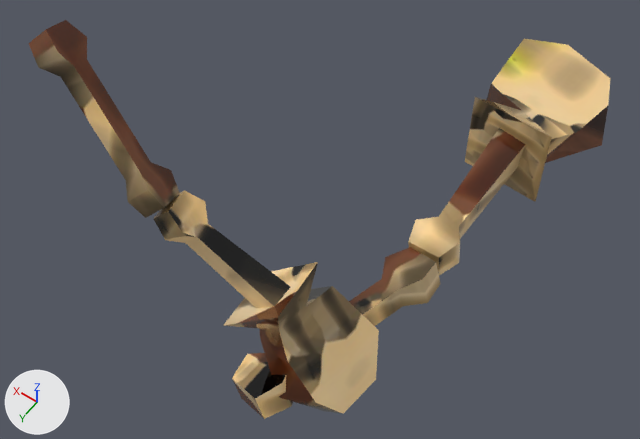
Two versions of the glTF model assets/models/arm/arm.gltf, one commit apart.
The view is the same before and after, from a camera (50 mm lens) standing at (-1.085, 0.572, 2.175) and looking at (-0.543, -0.187, 0.982). The axes (+X, +Y, +Z) are drawn at lower left. The lights are the same throughout. Where no turn or scale is listed for an object, it has been applied to the vertices.

In view in the first picture: 'Skeleton', 'weapon_arm'.
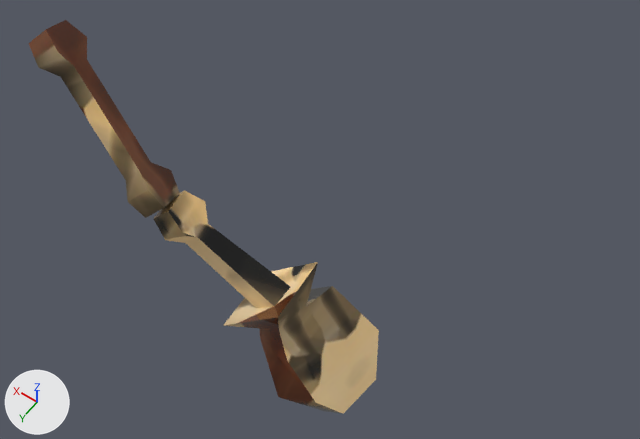
Boxes [x1, y1, x2, y2] around the edits, measured in the pictures (640 x 439 px):
```json
{"object": "weapon_arm", "change": "deleted", "before": [232, 39, 611, 419], "on screen": "brown"}
```

Edits to the scene script, one JSON object a line:
```json
{"op": "remove", "block": "ob_weapon_arm", "code": ["ob_weapon_arm = bpy.data.objects.new('weapon_arm', me_weapon_arm)", "ob_weapon_arm.location = (0.0, 0.0, 0.0)"]}
```
